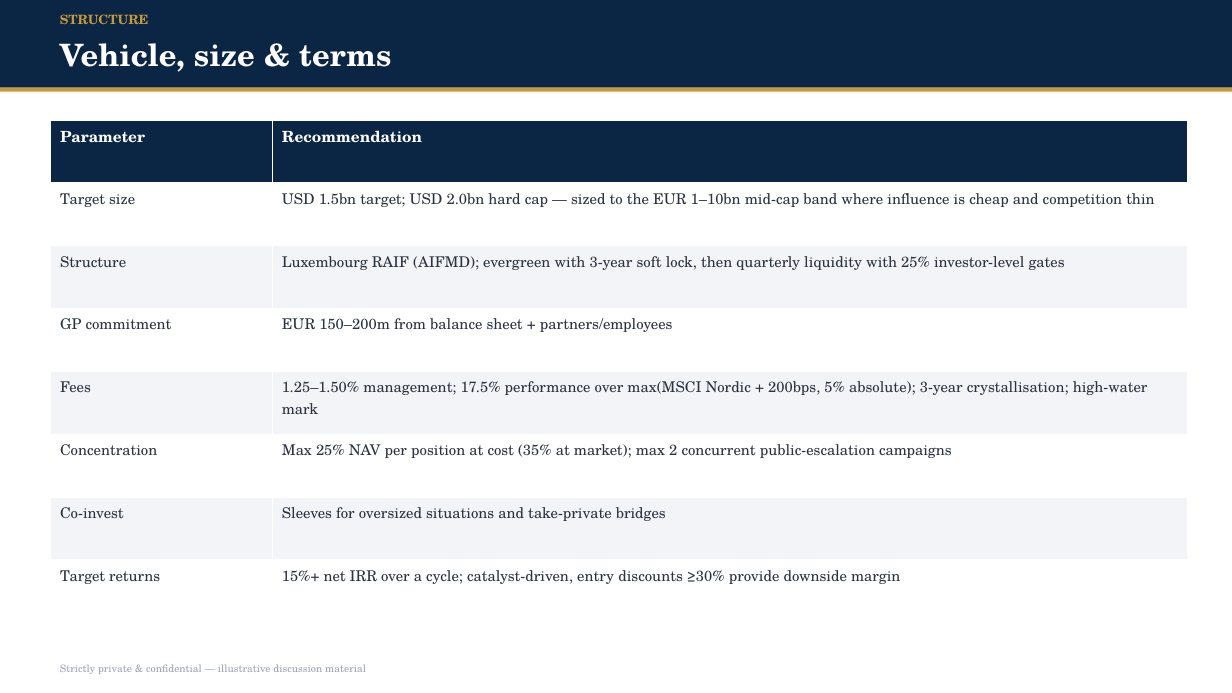
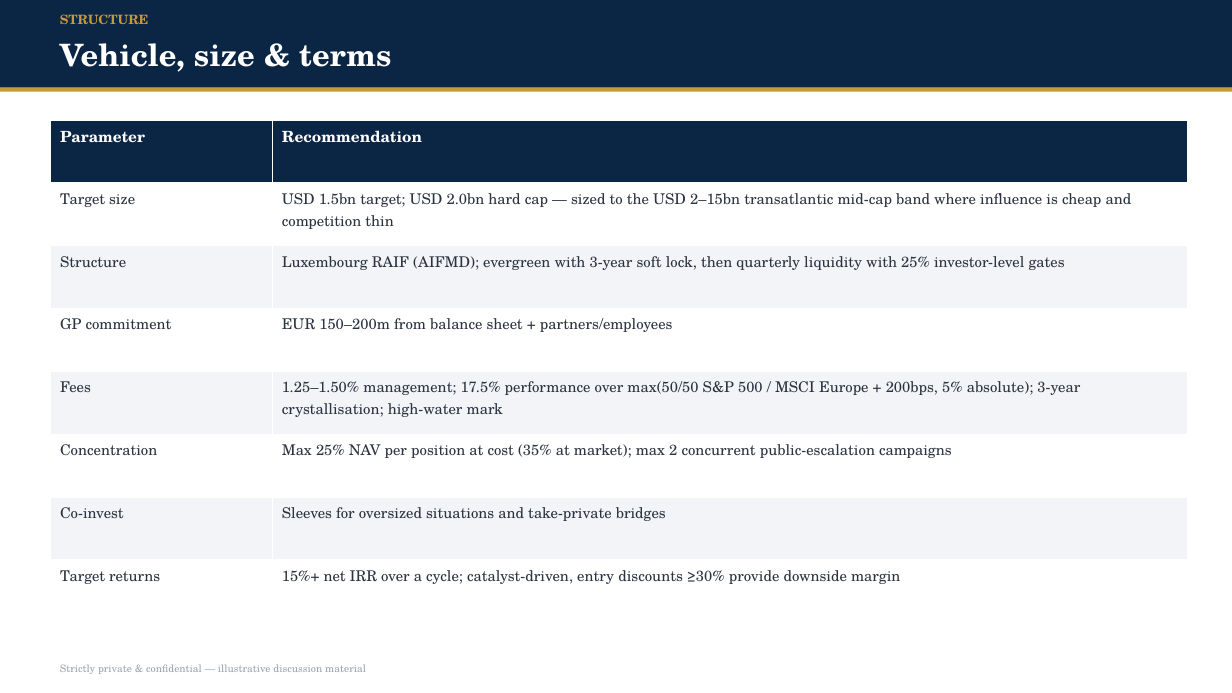
Before and after one commit to knutnyman/knutnyman, a slide deck: slide 11 of nordic-capital-activism-pitch/Nordic_Capital_Engaged_Equities_Deck.pptx. Drawn at 1232x693 pixels with LibreOffice and Linux fonts; fonts in the diff are those of the drawing. Boxes give left, top, right and bottom in pixels: in the first picture for what was removed or moved away, otherwise in the second. Text is boxed around its words. In the diff, an @@ line names an element or a change of style, - is before the commit and + after.

```diff
--- a/nordic-capital-activism-pitch/Nordic_Capital_Engaged_Equities_Deck.pptx
+++ b/nordic-capital-activism-pitch/Nordic_Capital_Engaged_Equities_Deck.pptx
@@ table at (x1=51, y1=120, x2=1188, y2=623) @@
-row 2, column 2: USD 1.5bn target; USD 2.0bn hard cap — sized to the EUR 1–10bn mid-cap band where influence is cheap and competition thin
+row 2, column 2: USD 1.5bn target; USD 2.0bn hard cap — sized to the USD 2–15bn transatlantic mid-cap band where influence is cheap and competition thin
-row 5, column 2: 1.25–1.50% management; 17.5% performance over max(MSCI Nordic + 200bps, 5% absolute); 3-year crystallisation; high-water mark
+row 5, column 2: 1.25–1.50% management; 17.5% performance over max(50/50 S&P 500 / MSCI Europe + 200bps, 5% absolute); 3-year crystallisation; high-water mark
```
Also in this commit, not shown: 13 other slides changed, 1 slide added, 1 slide removed, 3 other files.
